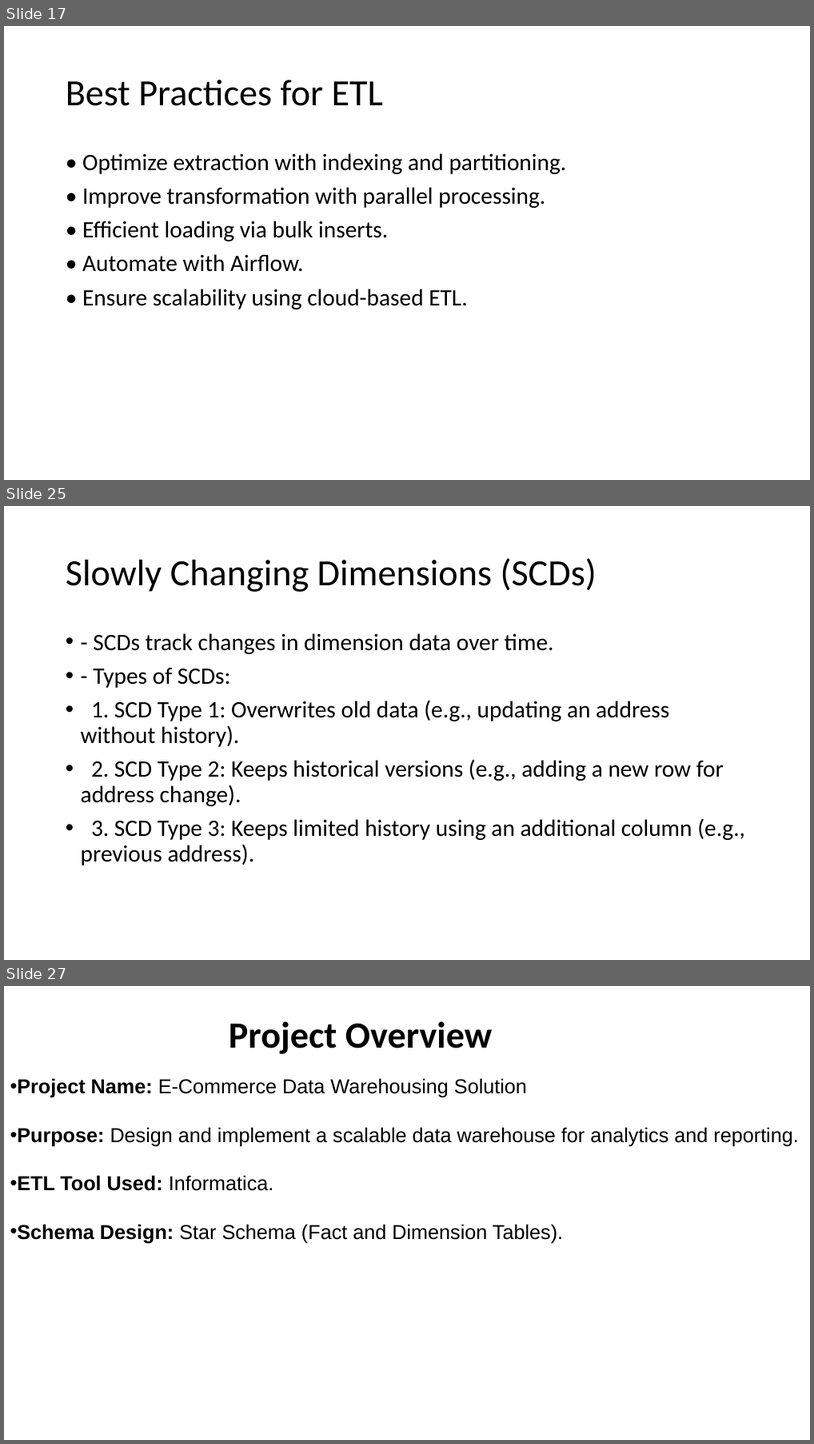
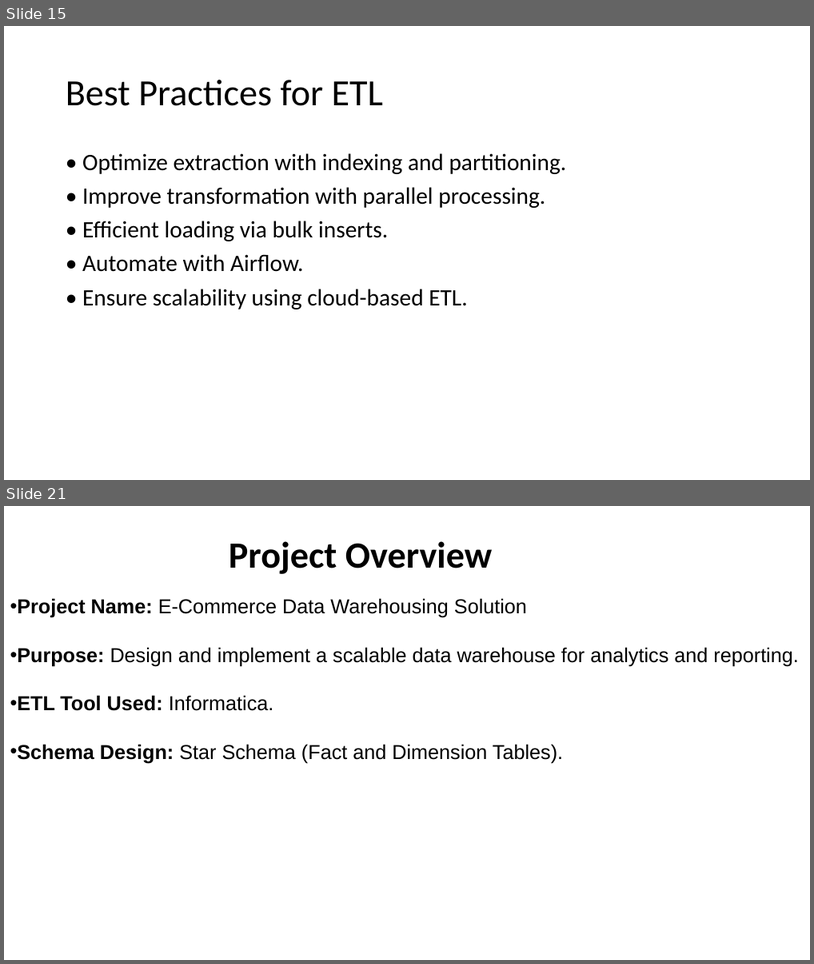
Before and after one commit to AbdulRahmanMohammedEid/E-commerce-Data-Warehouse, a slide deck: e commerce presentation.pptx. Shown one above the other, each under a label of ours: slides 17, 25 and 27 before the commit, slides 15 and 21 after it; the slides between them are not shown. The pictures are 814x1444 and 814x964 pixels, drawn with LibreOffice and Linux fonts; fonts in the diff are those of the drawing. Boxes give left, top, right and bottom in pixels: in the first picture for what was removed or moved away, otherwise in the second. Text is boxed around its words. In the diff, an @@ line names an element or a change of style, - is before the commit and + after.

```diff
--- a/e commerce presentation.pptx
+++ b/e commerce presentation.pptx
@@ slide 25 removed at (4,506,810,960), background #FFFFFF @@
@@ title removed at (66,558,597,592) @@
-Slowly Changing Dimensions (SCDs)
@@ text removed at (81,633,746,865) @@
-• - SCDs track changes in dimension data over time.
-• - Types of SCDs:
-• 1. SCD Type 1: Overwrites old data (e.g., updating an address without history).
-• 2. SCD Type 2: Keeps historical versions (e.g., adding a new row for address change).
-• 3. SCD Type 3: Keeps limited history using an additional column (e.g., previous address).
@@ what was slide 17 is now slide 15 @@
@@ what was slide 27 is now slide 21 @@
```
Also in this commit, not shown: 2 slides changed, 7 slides added, 12 other slides removed.
